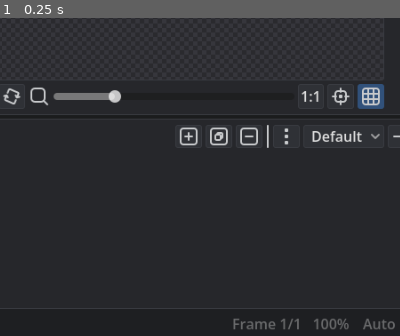
Above: before the commit, frame 1.
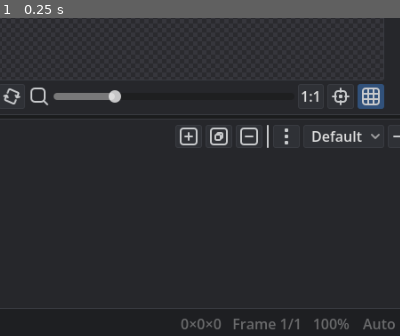
Above: after the commit, the same moment.

Repository: LeonardMeagher2/LVE
Game: Godot game, scene res://Main.tscn
The game is run twice, just before and just after one commit, with the same random seed, the same clock (stepped at 60 frames per second) and the same inputs.
Inputs:
- Up to frame 1 (0.25 s): no input
The pictures show only the part of the screen within x 47-97%, y 50-100%; the shares and areas given below are measured in that part.

The runs differ from the first frame. In frame 1, 0.1% of the frame differs, in the area x 45-56%, y 94-98%.

Commit message:
Show document dimensions in the status bar

Diff:
--- a/tests/activity_status.gd
+++ b/tests/activity_status.gd
@@ -36,6 +36,7 @@
 		expect(status.get_node("Activity/ActivityProgress").indeterminate, "unknown work uses animated progress")
 		expect(status.get_node("StatusLeft").text == "#" + State.current_color.to_html(false), "the color status stays visible")
 		expect(status.get_node("StatusRight").text.contains("Frame 1/1"), "the frame status stays visible")
+		expect(status.get_node("StatusRight").text.contains("0×0×0"), "the empty document shows zero dimensions")
 	)
 	step("When a measured edit overlaps the background work", func():
 		foreground_id = State.begin_operation("Scaling", 100, true, self)
--- a/ui/StatusBar/status_bar.gd
+++ b/ui/StatusBar/status_bar.gd
@@ -41,8 +41,13 @@
 		_left.text = status.left
 		_right.text = status.right
 		return
+	var size := State.document.bounds().size
 	var zoom_percent := roundi(_editor_camera.zoom_percent()) if _editor_camera else 100
-	set_status(State.current_color.to_html(false), State.current_frame, State.document.frames.size(), zoom_percent)
+	_left.text = "#%s" % State.current_color.to_html(false)
+	_right.text = "%d×%d×%d   Frame %d/%d   %d%%" % [
+		roundi(size.x), roundi(size.y), roundi(size.z),
+		State.current_frame + 1, State.document.frames.size(), zoom_percent,
+	]
 
 
 func _refresh_activity() -> void:
@@ -62,11 +67,6 @@
 			_activity_label.text += " " + operation.detail
 
 
-func set_status(color_html: String, frame: int, frame_count: int, zoom: int) -> void:
-	_left.text = "#%s" % [color_html]
-	_right.text = "Frame %d/%d   %d%%" % [frame + 1, frame_count, zoom]
-
-
 func _on_ui_scale_item_selected(index: int) -> void:
 	get_node("/root/Main").set_ui_scale(%UIScale.get_item_id(index) / 100.0)
 
